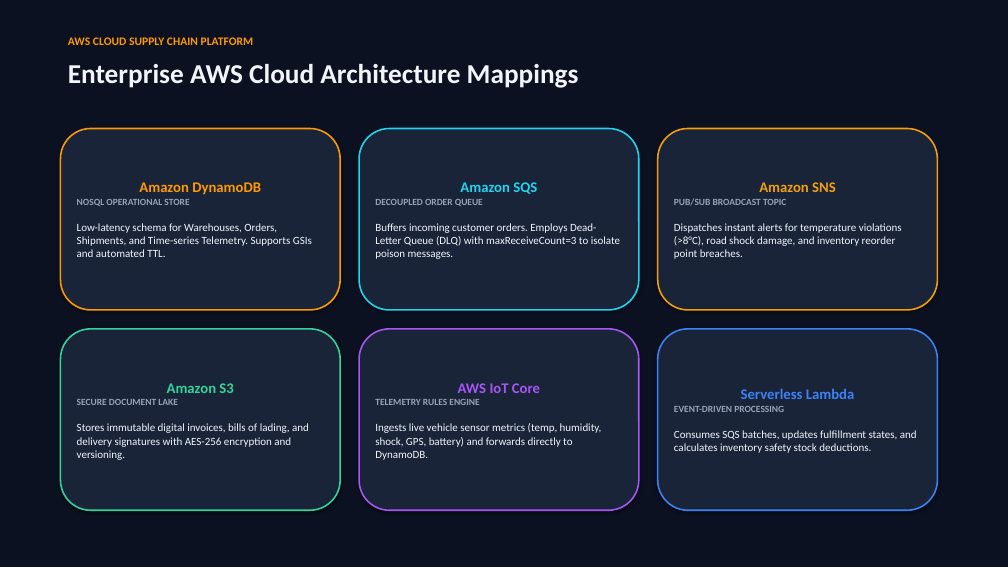
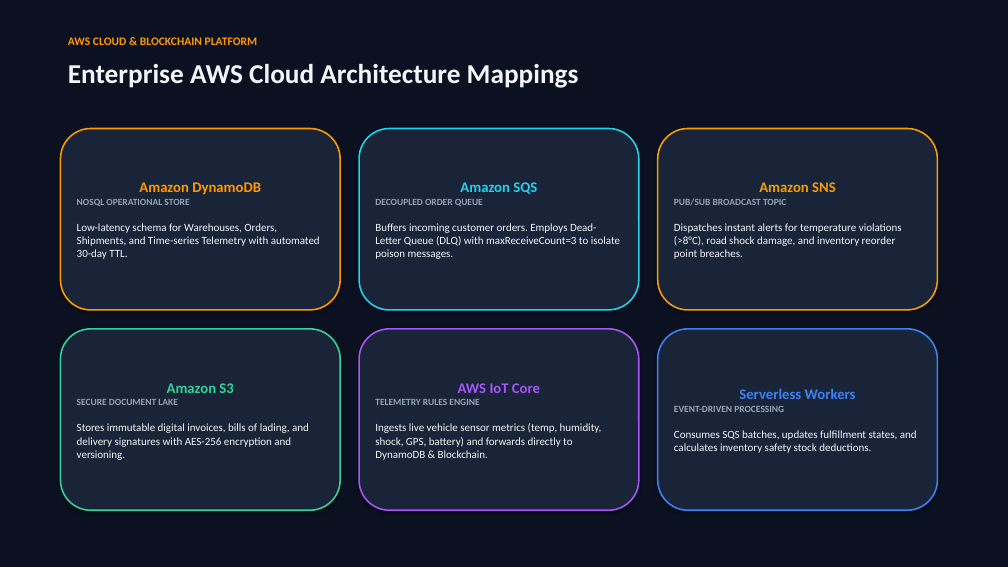
Before and after one commit to Deoid/Multipurpose_Supply_Chain_Management, a slide deck: slide 4 of Multipurpose_SCM_AWS_Architecture.pptx (slide 3 before the commit). Drawn at 1008x567 pixels with LibreOffice and Linux fonts; fonts in the diff are those of the drawing. Boxes give left, top, right and bottom in pixels: in the first picture for what was removed or moved away, otherwise in the second. Text is boxed around its words. In the diff, an @@ line names an element or a change of style, - is before the commit and + after.

Commit message:
feat(blockchain): implement cryptographic SHA-256 ledger, smart contracts, and interactive browser developer manual

```diff
--- a/Multipurpose_SCM_AWS_Architecture.pptx
+++ b/Multipurpose_SCM_AWS_Architecture.pptx
@@ text at (68,37,258,45): text changed @@
-AWS CLOUD SUPPLY CHAIN PLATFORM
+AWS CLOUD & BLOCKCHAIN PLATFORM
@@ text in rounded rectangle at (77,223,320,259): text changed @@
-Low-latency schema for Warehouses, Orders, Shipments, and Time-series Telemetry. Supports GSIs and automated TTL.
+Low-latency schema for Warehouses, Orders, Shipments, and Time-series Telemetry with automated 30-day TTL.
@@ text in rounded rectangle at (739,388,856,399): text changed @@
-Serverless Lambda
+Serverless Workers
@@ text in rounded rectangle at (375,423,602,460): text changed @@
-Ingests live vehicle sensor metrics (temp, humidity, shock, GPS, battery) and forwards directly to DynamoDB.
+Ingests live vehicle sensor metrics (temp, humidity, shock, GPS, battery) and forwards directly to DynamoDB & Blockchain.
```
Also in this commit, not shown: 4 other slides changed, 1 slide added, 15 other files.
